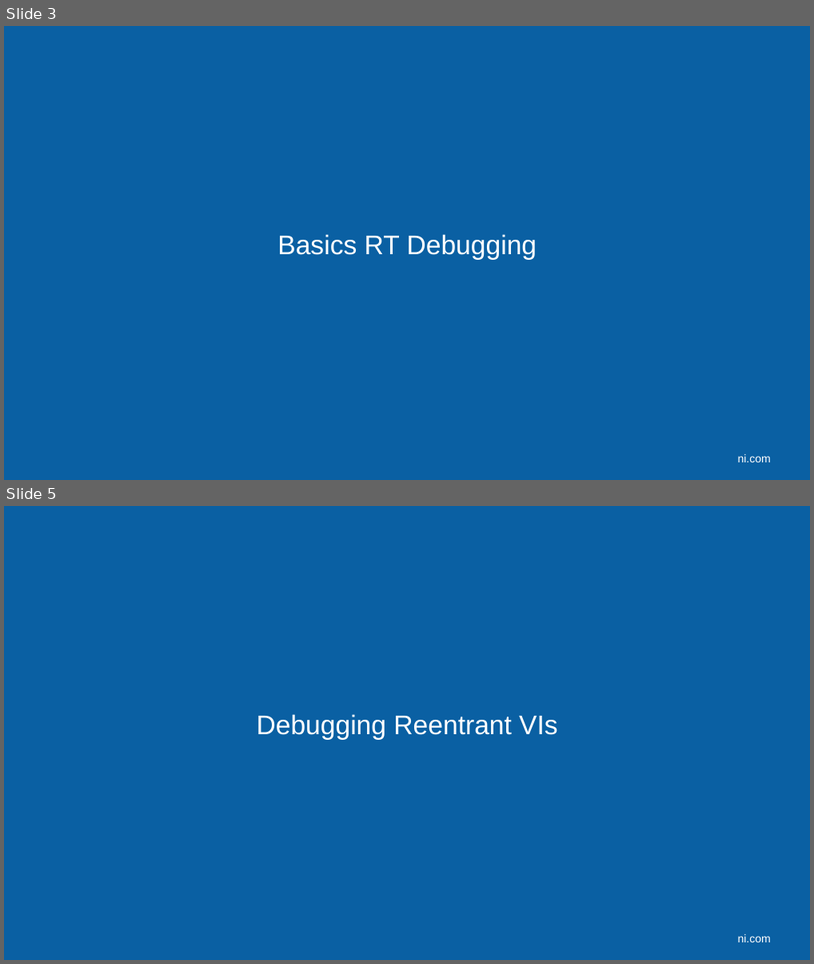
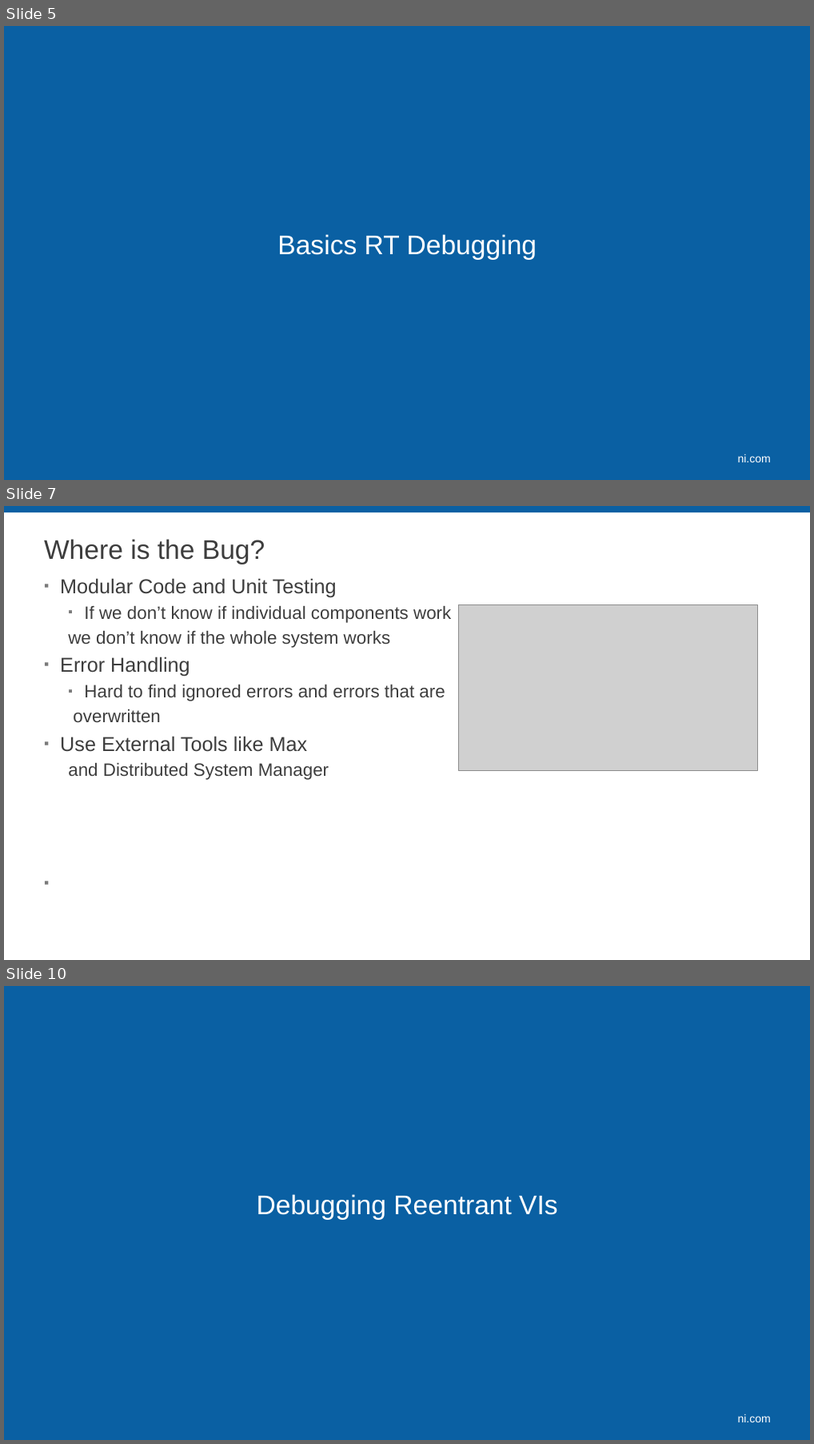
Before and after one commit to LabVIEW-DCAF/Documentation, a slide deck: Trunk/Getting Started Material/DCAF Training/8 Debugging DCAF.pptx. Shown one above the other, each under a label of ours: slides 3 and 5 before the commit, slides 5, 7 and 10 after it; the slides between them are not shown. The pictures are 814x964 and 814x1444 pixels, drawn with LibreOffice and Linux fonts; fonts in the diff are those of the drawing; grey boxes stand for pictures; background and template pictures are left out. Boxes give left, top, right and bottom in pixels: in the first picture for what was removed or moved away, otherwise in the second. Text is boxed around its words. In the diff, an @@ line names an element or a change of style, - is before the commit and + after.

```diff
--- a/Trunk/Getting Started Material/DCAF Training/8 Debugging DCAF.pptx
+++ b/Trunk/Getting Started Material/DCAF Training/8 Debugging DCAF.pptx
@@ slide 7 added at bbox=[4, 506, 810, 960], background #FFFFFF @@
@@ rectangle added at bbox=[4, 506, 810, 512], fill #0A60A3 @@
@@ title added at bbox=[44, 539, 265, 564], 32 pt, text #3D3D3D @@
+Where is the Bug?
@@ text added at bbox=[60, 578, 451, 780], 21.3 pt, text #3D3D3D @@
+▪ Modular Code and Unit Testing
+  ▪ If we don’t know if individual components work
+  we don’t know if the whole system works
+▪ Error Handling
+  ▪ Hard to find ignored errors and errors that are
+  overwritten
+▪ Use External Tools like Max
+  and Distributed System Manager
@@ picture added at bbox=[459, 604, 758, 770] @@
@@ what was slide 3 is now slide 5 @@
@@ what was slide 5 is now slide 10 @@
```
Also in this commit, not shown: 3 slides changed, 9 other slides added, 1 slide removed.
